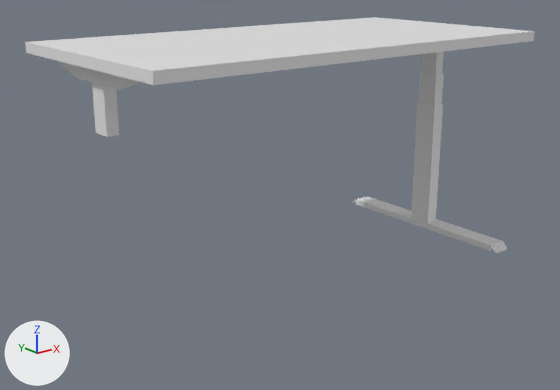
The glTF model public/Desk.glb: old version first, new version second.
Camera for both pictures: a 50 mm camera at (-2.47, -3.15, 1.61) aimed at (-0.1, -0.18, 0.43). Lighting does not change. The marker at lower left points along +X, +Y and +Z. Where no turn or scale is listed for an object, it has been applied to the vertices. Vertices at the same position are counted once.

In view in the first picture: 'Board', 'Legs_00', 'Legs_01'.
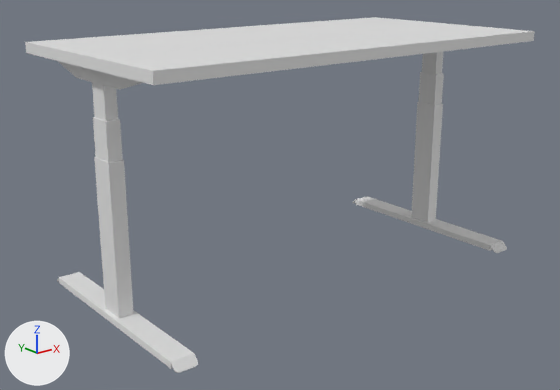
Commit message: Add files via upload
Deskv2

The change, as a diff of the scene's bpy script:
```diff
--- a/public/Desk.glb.py
+++ b/public/Desk.glb.py
@@ me_cube_002 @@
 me_cube_002.from_pydata(...)  # 58 vertices, 108 faces; spans x 0.976..1.087, y -0.754..0.403, z 0.012..0.77
 # used by ob_legs_00; location = (0.0, 0.0, 0.0)
+# me_cube_002 part 1: the loose piece of 50 vertices spanning x 0.976..1.087, y -0.754..0.403, z 0.012..0.053 is copied, and the copy is mirrored in x about the mesh origin; it spans x -1.087..-0.976, y -0.754..0.403, z 0.012..0.053
+# me_cube_002 part 2: a new loose piece, a box spanning x -1.067..-0.995, y -0.242..-0.109, z 0.053..0.77
@@ me_cube_005 @@
 me_cube_005.from_pydata(...)  # 8 vertices, 12 faces; spans x 0.998..1.064, y -0.236..-0.116, z 0.702..0.945
 # used by ob_legs_01; location = (0.0, 0.0, 0.0)
+# me_cube_005 part 3: a new loose piece, a box spanning x -1.064..-0.998, y -0.236..-0.116, z 0.702..0.945
```

What differs and where, as boxes (x1, y1, x2, y2) in the pictures (560 x 390 px):
'Legs_00', reshaped (189% wider, 79% taller): before (352, 102, 507, 253); after (57, 102, 507, 373)
'Legs_01', reshaped: before (419, 72, 444, 105); after (93, 72, 444, 163)
part 1 of me_cube_002, added: after (57, 272, 198, 373)
part 2 of me_cube_002, added: after (94, 157, 134, 318)
part 3 of me_cube_005, added: after (93, 117, 123, 163)
